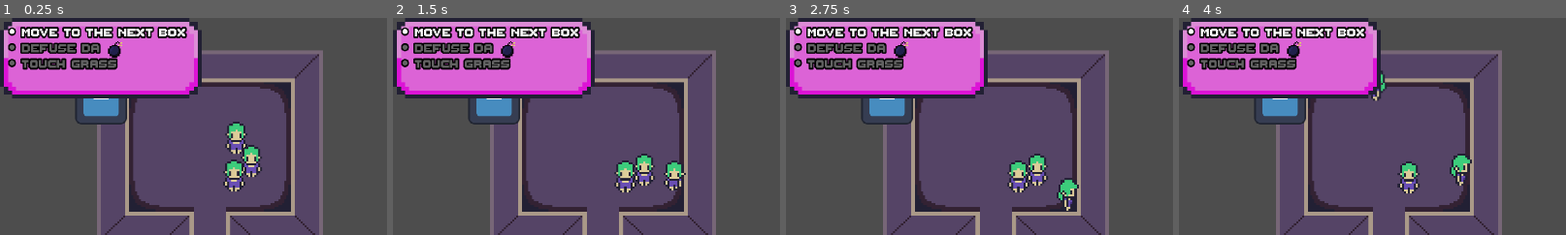
Above: before the commit, frames 1-4 (left to right).
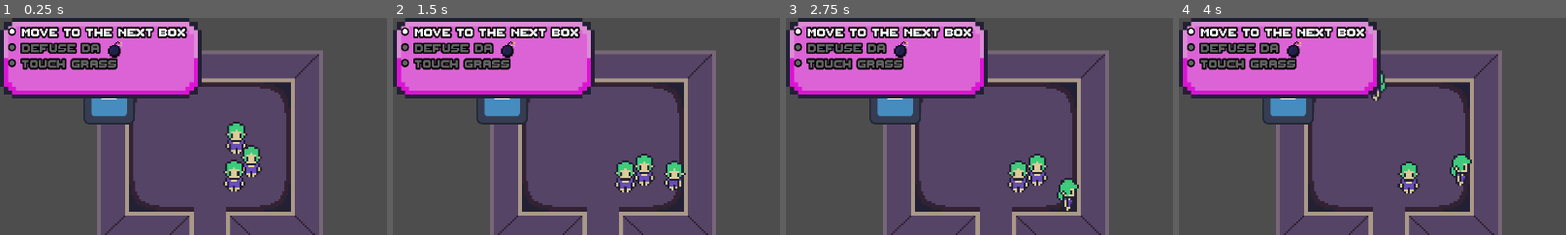
Above: after the commit, the same moments.

Repository: Nebulea-dev/Task-tastrophe
Game: Godot game, scene res://Level1.tscn
Two runs of this game, one before a commit and one after it. Both use one fixed random seed, a clock stepped at 60 frames per second and the inputs below. The engine's default icon, where the game draws it, is replaced by a stand-in: a white triangle on a blue panel in a dark square.
Inputs:
- Up to frame 1 (0.25 s): no input
- Up to frame 2 (1.5 s): tap Enter at 0.5 s; hold D (player1_right) 0.53-1.28 s; tap Q (player1_kick) at 0.6 s; tap Space at 1.25 s; hold S (player1_down) from 1.28 s (still down); tap Down (player2_down) at 1.35 s
- Up to frame 3 (2.75 s): tap Enter at 2 s; release S (player1_down) at 2.03 s; hold D (player1_right) from 2.03 s (still down); tap Keypad 1 (player2_kick) at 2.1 s
- Up to frame 4 (4 s): tap Space at 2.75 s; release D (player1_right) at 2.78 s; hold W (player1_up) 2.78-3.53 s; tap Left (player2_left) at 2.85 s; hold A (player1_left) from 3.53 s (still down); hold Right (player2_right) from 3.53 s (still down)
The pictures show only the part of the screen within x 0-50%, y 0-50%; the shares and areas given below are measured in that part.

The runs differ from the first frame. In frame 1, 0.7% of the frame differs, in the area x 19-35%, y 37-50%; in frame 2, 0.7%; in frame 3, 0.7%; in frame 4, 0.7%.

Commit message:
Detection en cours

Diff:
--- /dev/null
+++ b/objects/Activable.gd
@@ -0,0 +1,16 @@
+
+
+class_name Activable
+
+signal update_player_mission(player : int, missions : Array[Mission])
+
+var playerDetected :Player =null;
+
+# Called when the node enters the scene tree for the first time.
+func _ready() -> void:
+	pass # Replace with function body.
+
+
+# Called every frame. 'delta' is the elapsed time since the previous frame.
+func _process(delta: float) -> void:
+	pass
--- a/objects/FixedProps/FixedProps.tscn
+++ b/objects/FixedProps/FixedProps.tscn
@@ -1,5 +1,6 @@
-[gd_scene load_steps=3 format=3 uid="uid://e3irey733rn5"]
+[gd_scene load_steps=4 format=3 uid="uid://crabl2252yarp"]
 
+[ext_resource type="Script" path="res://objects/FixedProps/fixed_props.gd" id="1_tftot"]
 [ext_resource type="Texture2D" uid="uid://kp58jm4lr4ax" path="res://icon.svg" id="2_0gdvu"]
 
 [sub_resource type="RectangleShape2D" id="RectangleShape2D_koax4"]
@@ -8,6 +9,7 @@
 [node name="FixedProps" type="StaticBody2D"]
 collision_layer = 64
 collision_mask = 67
+script = ExtResource("1_tftot")
 
 [node name="CollisionShape2D" type="CollisionShape2D" parent="."]
 position = Vector2(0.5, -1)
--- /dev/null
+++ b/objects/FixedProps/fixed_props.gd
@@ -0,0 +1,27 @@
+extends StaticBody2D
+
+class_name fixedProps
+
+signal update_player_mission(player : int, missions : Array[Mission])
+
+var playerDetected :Player =null;
+
+# Called when the node enters the scene tree for the first time.
+func _ready() -> void:
+	pass # Replace with function body.
+
+
+# Called every frame. 'delta' is the elapsed time since the previous frame.
+func _process(delta: float) -> void:
+	pass
+func _onDetection(player:Player )->void :
+	# signal to print the key
+	#keep id player
+
+	playerDetected = player
+
+
+func _onEndDetection(player :Player)-> void :
+	if (playerDetected !=null or player==playerDetected ):
+		playerDetected=null
+	#emit signal to end key print
--- a/objects/input_manager.gd
+++ b/objects/input_manager.gd
@@ -68,5 +68,3 @@
 		player_kick[1] = true
 
 	kick_update.emit(player_kick)
-
-#Interactions
--- a/objects/player/Player.tscn
+++ b/objects/player/Player.tscn
@@ -132,30 +132,30 @@
 [node name="KickHitSound" type="AudioStreamPlayer" parent="."]
 stream = ExtResource("4_d7li0")
 
-[node name="Node" type="Node" parent="."]
+[node name="Node2D" type="Node2D" parent="."]
 script = ExtResource("3_4ou25")
 
-[node name="RayCast2D2" type="RayCast2D" parent="Node"]
+[node name="RayCast2D3" type="RayCast2D" parent="Node2D"]
+position = Vector2(0, 19)
+target_position = Vector2(-50, 0)
+collision_mask = 64
+metadata/Direction = 180.0
+
+[node name="RayCast2D4" type="RayCast2D" parent="Node2D"]
+position = Vector2(0, 19)
+target_position = Vector2(0, -75)
+collision_mask = 64
+metadata/Direction = 90.0
+
+[node name="RayCast2D" type="RayCast2D" parent="Node2D"]
+position = Vector2(0, 19)
+collision_mask = 64
+metadata/Direction = 270.0
+
+[node name="RayCast2D2" type="RayCast2D" parent="Node2D"]
 position = Vector2(0, 19)
 target_position = Vector2(50, 0)
 collision_mask = 64
 metadata/direction = 0.0
 
-[node name="RayCast2D3" type="RayCast2D" parent="Node"]
-position = Vector2(0, 19)
-target_position = Vector2(-50, 0)
-collision_mask = 64
-metadata/Direction = 180.0
-
-[node name="RayCast2D4" type="RayCast2D" parent="Node"]
-position = Vector2(0, 19)
-target_position = Vector2(0, -75)
-collision_mask = 64
-metadata/Direction = 90.0
-
-[node name="RayCast2D" type="RayCast2D" parent="Node"]
-position = Vector2(0, 19)
-collision_mask = 64
-metadata/Direction = 270.0
-
 [connection signal="timeout" from="KickCooldown" to="." method="_on_kick_cooldown_timeout"]
--- a/objects/player/PlayerDetection.gd
+++ b/objects/player/PlayerDetection.gd
@@ -8,17 +8,30 @@
 
 # Called every frame. 'delta' is the elapsed time since the previous frame.
 func _process(delta: float) -> void:
-	var player :Node2D = get_parent()
-	var orientation : int  = player.global_rotation_degrees
+	var player : Player  = get_parent()
+	var orientation : int   = player.curr_look*180 /PI
+
 	var directionPlayer : int = (orientation /90 )*90
 
 
 	for id in range(4):
 		var ray : RayCast2D = get_child(id)
-		var directionArray: float = ray.target_position.angle()*180 /PI#get_meta("Direction")
-		if(directionArray== directionPlayer ):
-			var collider = ray.get_collider()
-			print(collider)
+		var angle: float = ray.target_position.angle()
+		var directionArray: int = angle*180 /PI
+		if( player.playerIndex==1):
+
+			if(directionArray == directionPlayer   ):
+
+				print(orientation ,directionArray)
+				var collider = ray.get_collider()
+				if ( collider != null):
+					player.propDetected= collider
+					collider.call("_onDetection",player)
+				else :
+					var oldCollider= player.propDetected;
+					if(oldCollider!=null ):
+						oldCollider.call("_onEndDetection",player)
+						player.propDetected=null
 	#	var collided_entity :KinematicCollision2D =ray.get_collider();
 	#if(collided_entity != null):
 	#	listCollider.append(collidentity)
--- a/objects/player/player.gd
+++ b/objects/player/player.gd
@@ -1,5 +1,6 @@
 extends CharacterBody2D
 
+class_name Player
 var kick_res = preload("res://objects/projectiles/Kick.tscn")
 
 @onready var playerAnimation = $AnimationPlayer
@@ -15,6 +16,8 @@
 var kick_distance : float = 50
 var kick_speed : float = 50
 var can_kick : bool = true
+
+var propDetected: Node2D
 
 # Called when the node enters the scene tree for the first time.
 func _ready() -> void:
@@ -73,6 +76,8 @@
 	if targetDir.x == 0 && targetDir.y == 0:
 		playerAnimation.stop()
 
+
+
 func _on_player_kick(kick_array : Array[bool]) -> void:
 	if can_kick:
 		if(kick_array[playerIndex]):
--- a/props_manager.gd
+++ b/props_manager.gd
@@ -5,7 +5,7 @@
 var res_fixedProps = preload("res://objects/FixedProps/FixedProps.tscn")
 
 var nb_Props: int = 2
-var positionProps:Array = [Vector2(100, 000) ,Vector2(250,200)]
+var positionProps:Array = [Vector2(100, 000) ,Vector2(270,200)]
 # Called when the node enters the scene tree for the first time.
 func _ready() -> void:
 	for id in range(nb_Props):
Not shown, changed: Aseprite/Bomb.aseprite.import
Not shown, changed: Aseprite/Boot.aseprite.import
Not shown, changed: Aseprite/Character.aseprite.import
Not shown, changed: Aseprite/Defuser.aseprite.import
Not shown, changed: Aseprite/Tilemap.aseprite.import
Not shown, changed: Aseprite/UI_button.aseprite.import
Not shown: 1 places in Level1.tscn that only renumber resources
Not shown: 1 places in Tilemap_test.tscn that only renumber resources
